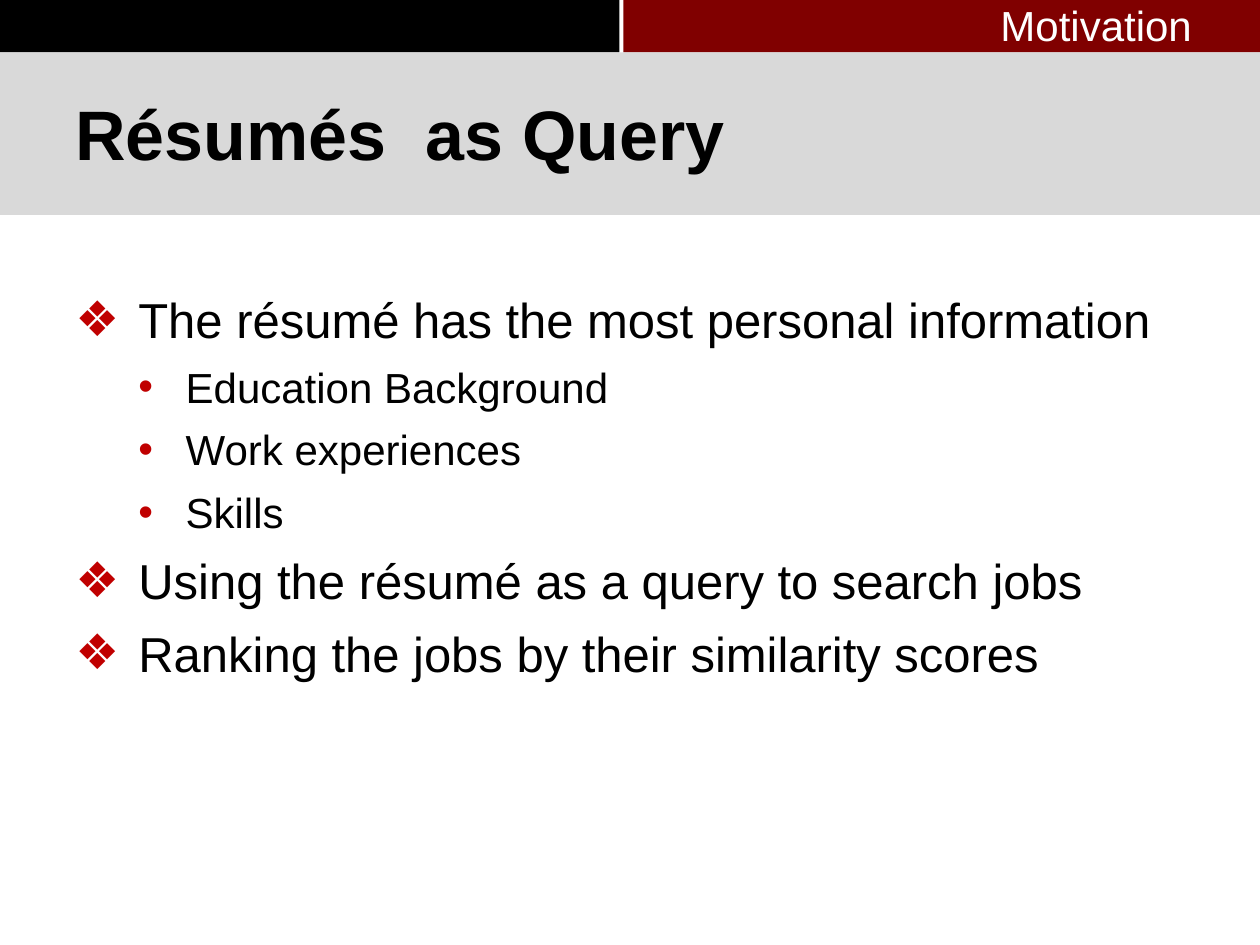
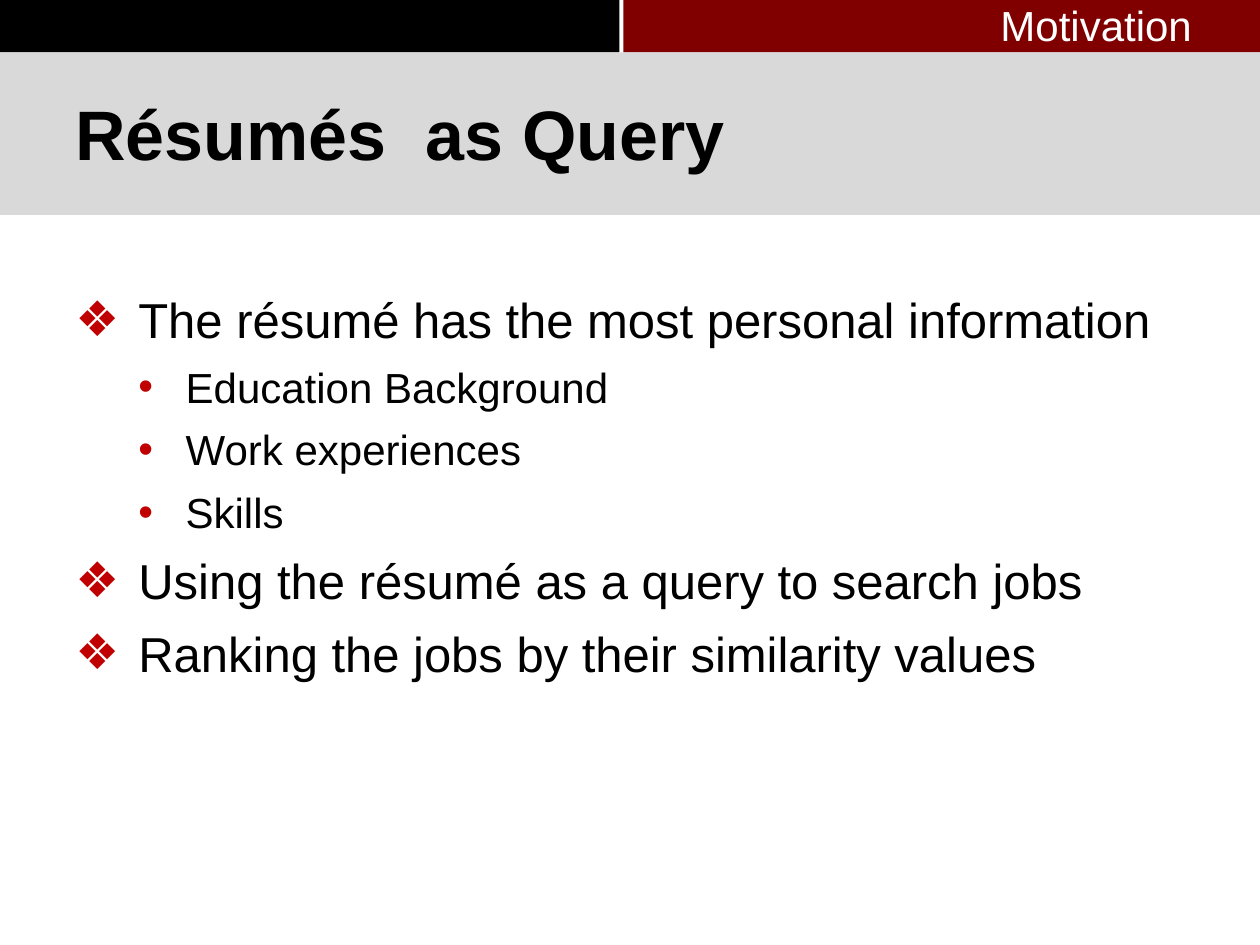
Before and after one commit to pkushiqiang/thesis, a slide deck: slide 6 of media/Master's thesis-3.pptx. Drawn at 1260x945 pixels with LibreOffice and Linux fonts; fonts in the diff are those of the drawing; background and template pictures are left out. Boxes give left, top, right and bottom in pixels: in the first picture for what was removed or moved away, otherwise in the second. Text is boxed around its words. In the diff, an @@ line names an element or a change of style, - is before the commit and + after.

```diff
--- a/media/Master's thesis-3.pptx
+++ b/media/Master's thesis-3.pptx
@@ text at (x1=138, y1=636, x2=1036, y2=682): text changed @@
-❖ Ranking the jobs by their similarity scores
+❖ Ranking the jobs by their similarity values
```
Also in this commit, not shown: 9 other slides changed, 1 slide removed.
